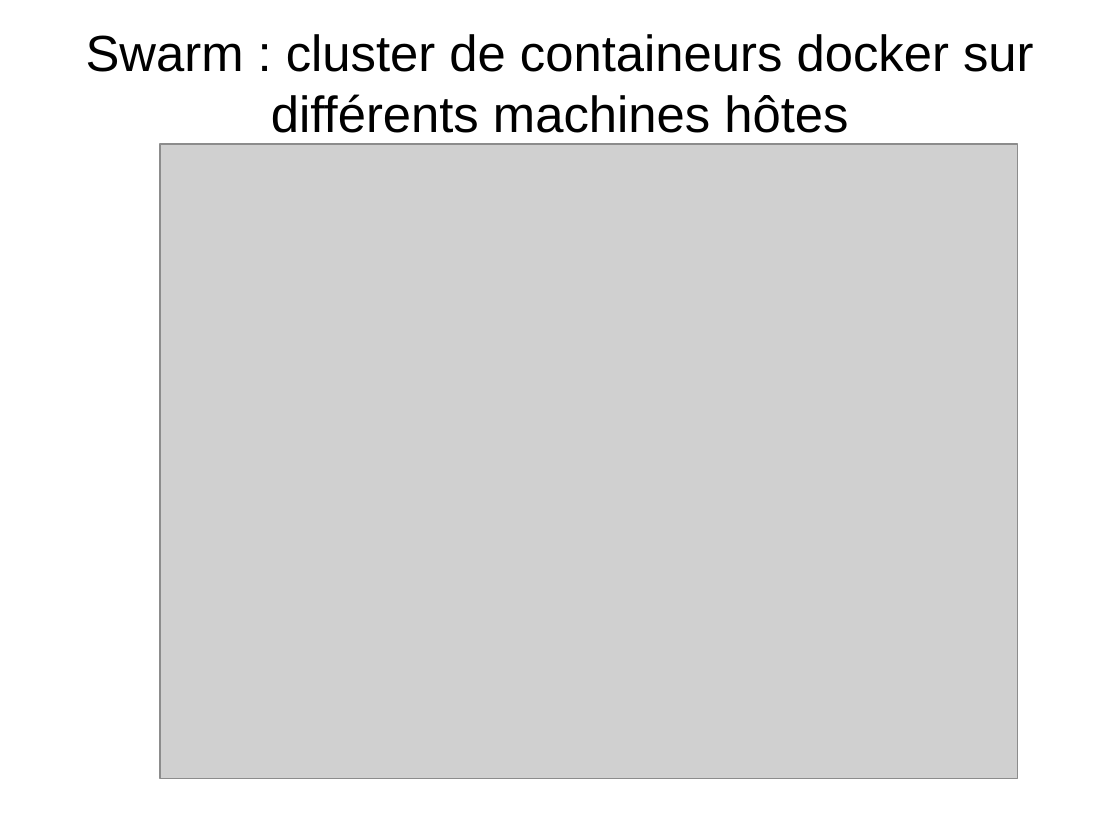
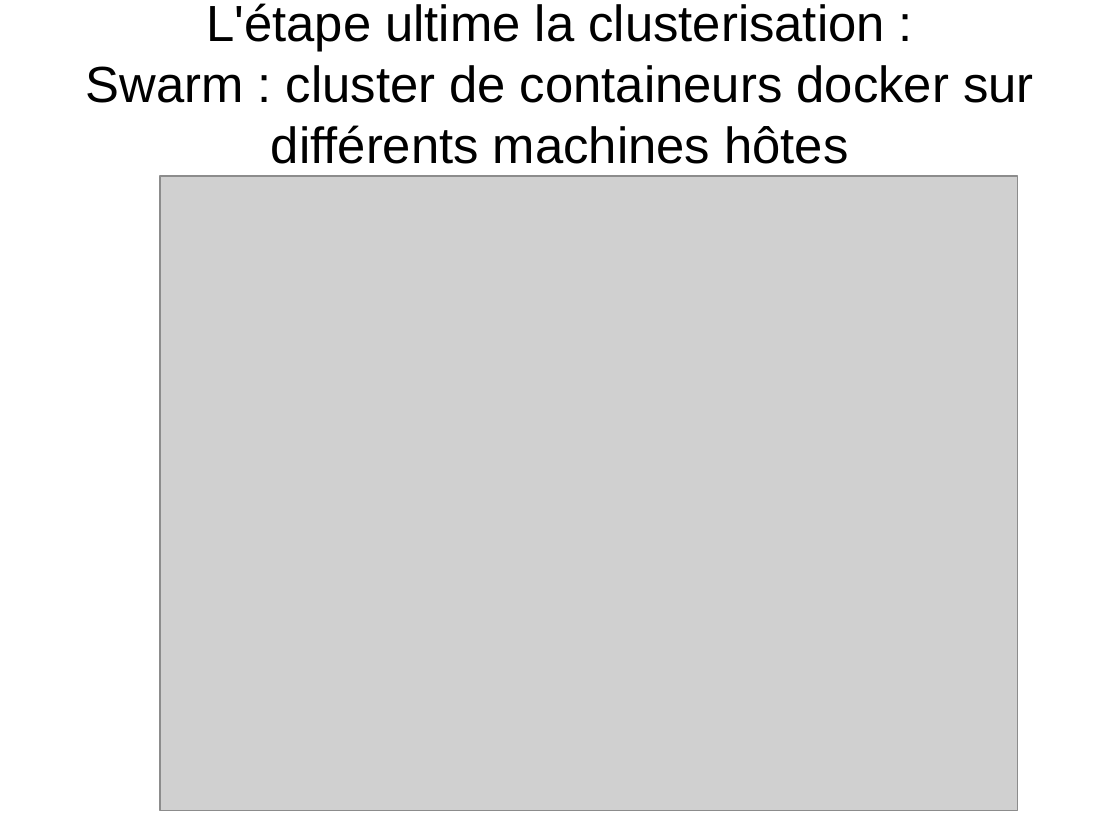
Before and after one commit to heylve/current, a slide deck: slide 16 of Rencontre_devs/docker_dev_conf_20_11_2017.odp. Drawn at 1120x840 pixels with LibreOffice and Linux fonts; fonts in the diff are those of the drawing; grey boxes stand for pictures. Boxes give left, top, right and bottom in pixels: in the first picture for what was removed or moved away, otherwise in the second. Text is boxed around its words. In the diff, an @@ line names an element or a change of style, - is before the commit and + after.

```diff
--- a/Rencontre_devs/docker_dev_conf_20_11_2017.odp
+++ b/Rencontre_devs/docker_dev_conf_20_11_2017.odp
@@ title at box(86, 3, 1034, 164): text changed @@
-Swarm : cluster de containeurs docker sur différents machines hôtes
+L'étape ultime la clusterisation :
+Swarm : cluster de containeurs docker sur différents machines hôtes
@@ picture: place and size @@
-picture at box(160, 144, 1017, 779)
+picture at box(160, 176, 1017, 810)
```
Also in this commit, not shown: 1 other file.
